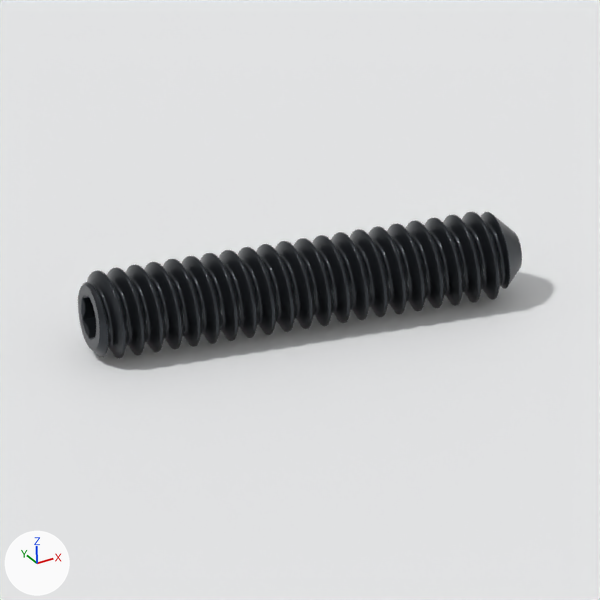
One commit to the Blender file navigation_oobb/hardware/screw/grub/hex_head/black/m1_6_diameter/8_mm_length/three_d_model/studio.blend: the scene before it, then after it.
Rendered twice from the file's camera 'product camera'. The axes (+X, +Y, +Z) are drawn at lower left. The lights are the same throughout. The picture after the commit comes second.

The scene before the commit, as lines of its bpy script (objects in view):
```python
me_display_screw = bpy.data.meshes.new('display screw')
me_display_screw.from_pydata(...)  # 1234 vertices, 1952 faces; spans x -0.5..0.5, y -0.5..0.5, z 0.0..5.0
me_display_screw.materials.append(mat_black_oxide_steel)
me_full_screw = bpy.data.meshes.new('full screw')
me_full_screw.from_pydata(...)  # 71585 vertices, 141888 faces; spans x -0.5..0.5, y -0.5..0.5, z 0.0..5.0
me_full_screw.materials.append(mat_black_oxide_steel)
me_product_seamless_floor = bpy.data.meshes.new('product seamless floor')
me_product_seamless_floor.from_pydata([(-1002.0, -1002.0, 0.0), (1002.0, -1002.0, 0.0), (1002.0, 1002.0, 0.0), (-1002.0, 1002.0, 0.0)], [], [(0, 1, 2, 3)])
me_product_seamless_floor.materials.append(mat_product_matte_white)  # white #edeef0
ob_product_display = bpy.data.objects.new('product display', me_display_screw)
ob_product_display.location = (0.0, 0.0, 0.5)
ob_product_display.rotation_euler = (-0.209, -1.571, 0.0)  # degrees (-12, -90, 0)
ob_product_display.hide_viewport = True
ob_product_full = bpy.data.objects.new('product full', me_full_screw)
ob_product_full.location = (0.0, 0.0, 0.5)
ob_product_full.rotation_euler = (-0.209, -1.571, 0.0)  # degrees (-12, -90, 0)
ob_product_seamless_floor = bpy.data.objects.new('product seamless floor', me_product_seamless_floor)
ob_product_seamless_floor.location = (0.0, 0.0, 0.0)
```
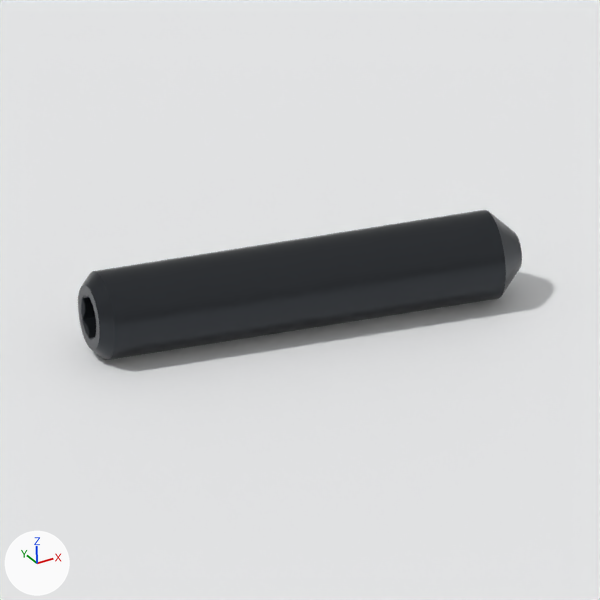
What differs and where, as boxes [x1, y1, x2, y2] in the pictures (600 x 600 px):
'product display', shown: after [78, 210, 522, 360]
'product full', hidden: before [78, 212, 522, 358]

The change, as a list of edits to the scene's bpy script:
```text
Change ob_product_full:
    add ob_product_full.hide_viewport = True
Change ob_product_display:
    remove ob_product_display.hide_viewport = True
```
